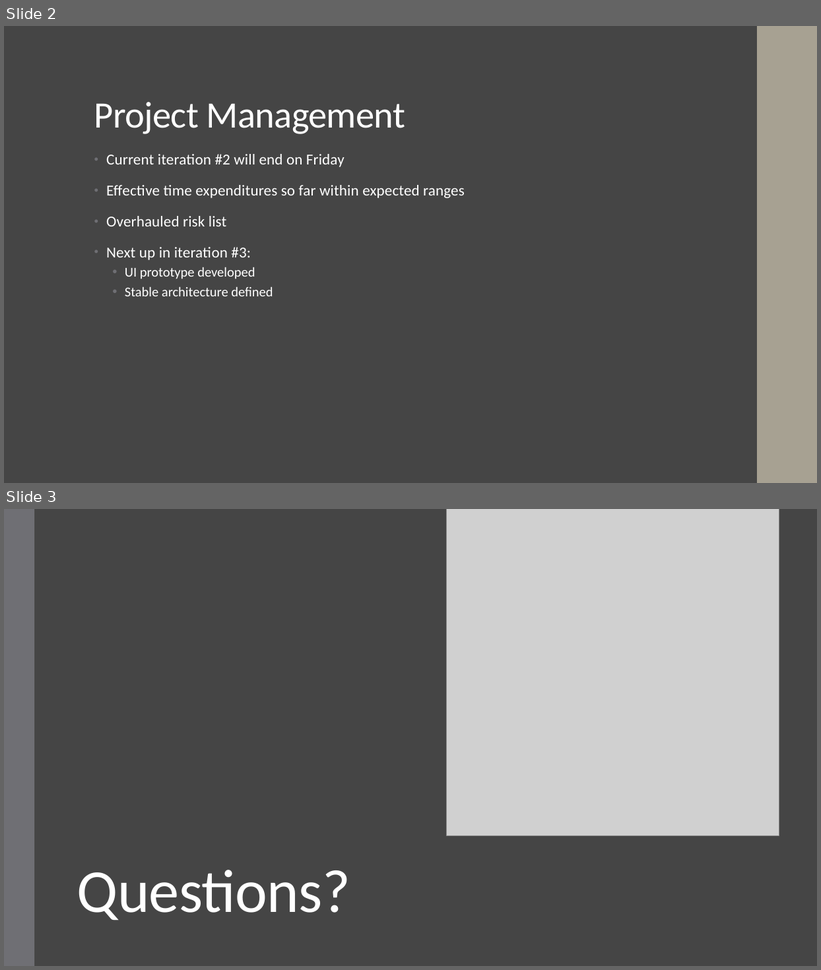
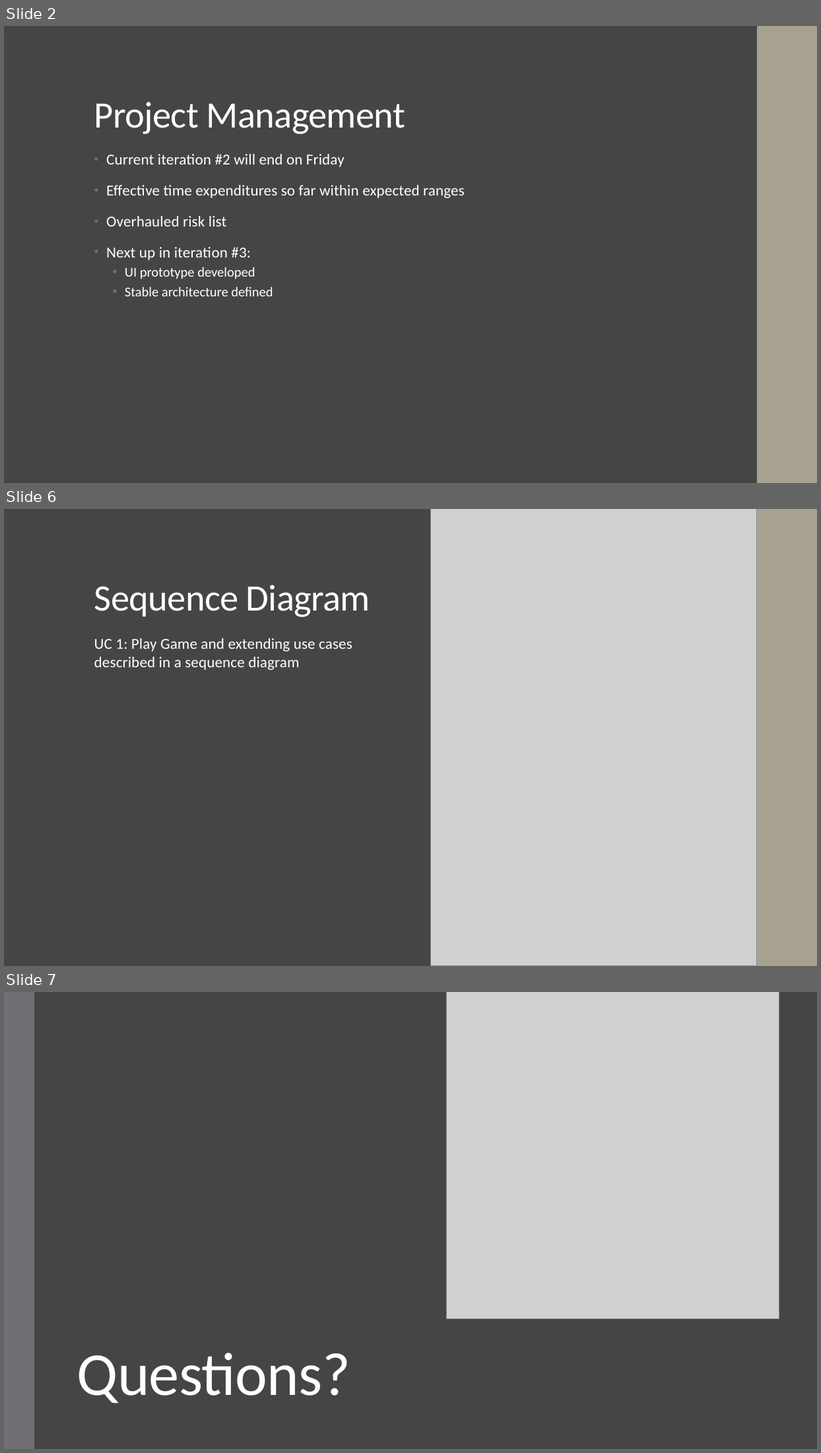
Before and after one commit to raember/Tower-Hopscotch, a slide deck: documents/milestone2/Project Analysis Presentation.pptx. Shown one above the other, each under a label of ours: slides 2 and 3 before the commit, slides 2, 6 and 7 after it; the slides between them are not shown. The pictures are 821x970 and 821x1453 pixels, drawn with LibreOffice and Linux fonts; fonts in the diff are those of the drawing; grey boxes stand for pictures. Boxes give left, top, right and bottom in pixels: in the first picture for what was removed or moved away, otherwise in the second. Text is boxed around its words. In the diff, an @@ line names an element or a change of style, - is before the commit and + after.

```diff
--- a/documents/milestone2/Project Analysis Presentation.pptx
+++ b/documents/milestone2/Project Analysis Presentation.pptx
@@ slide 6 added at (4,509,817,966), background #454545; not listed: 1 template element that a slide beside it also shows @@
@@ picture added at (431,509,757,966) @@
@@ title added at (94,585,370,617), 44 pt, text #FFFFFF @@
+Sequence Diagram
@@ text added at (94,638,352,670), 18 pt, text #FFFFFF @@
+UC 1: Play Game and extending use cases
+described in a sequence diagram
@@ what was slide 3 is now slide 7 @@
```
Also in this commit, not shown: 3 other slides added.
